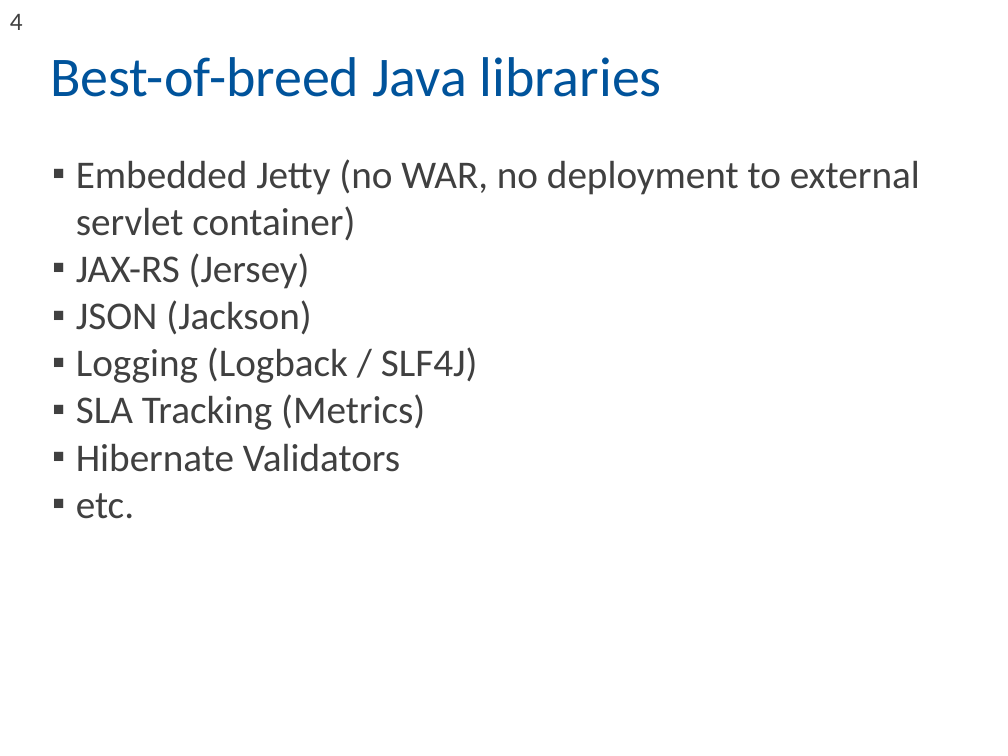
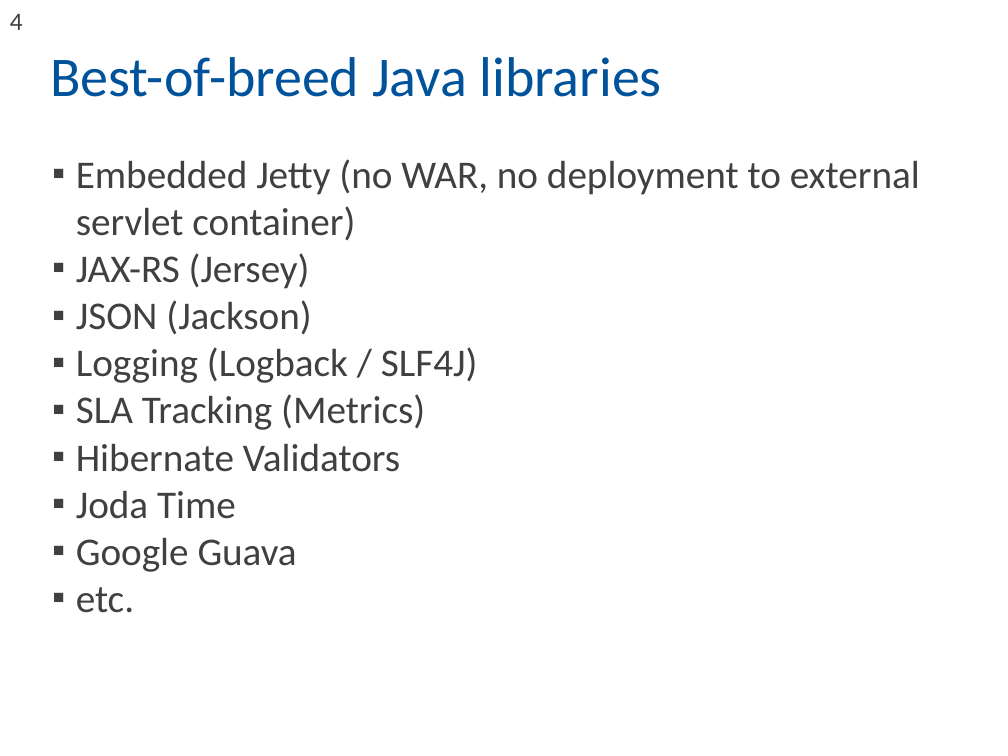
Before and after one commit to jacek99/dropwizard-spring-di-security-onejar-example, a slide deck: slide 4 of Dropwizard_Spring.odp. Drawn at 1008x756 pixels with LibreOffice and Linux fonts; fonts in the diff are those of the drawing; background and template pictures are left out. Boxes give left, top, right and bottom in pixels: in the first picture for what was removed or moved away, otherwise in the second. Text is boxed around its words. In the diff, an @@ line names an element or a change of style, - is before the commit and + after.

```diff
--- a/Dropwizard_Spring.odp
+++ b/Dropwizard_Spring.odp
@@ text at bbox=[76, 490, 297, 572]: paragraphs added @@
+▪ Joda Time
+▪ Google Guava
```
Also in this commit, not shown: 2 other slides changed, 1 slide added, 1 other file.
